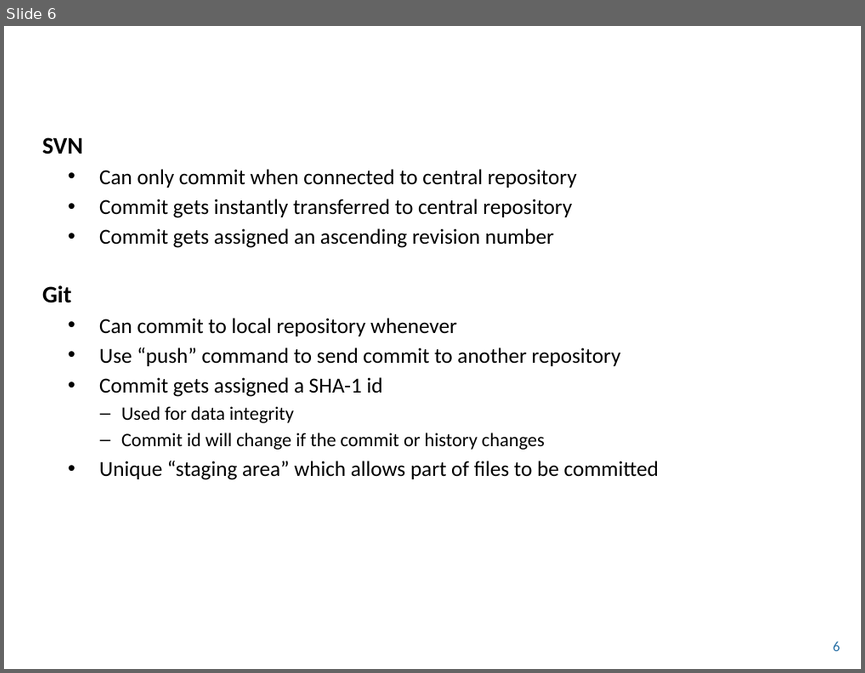
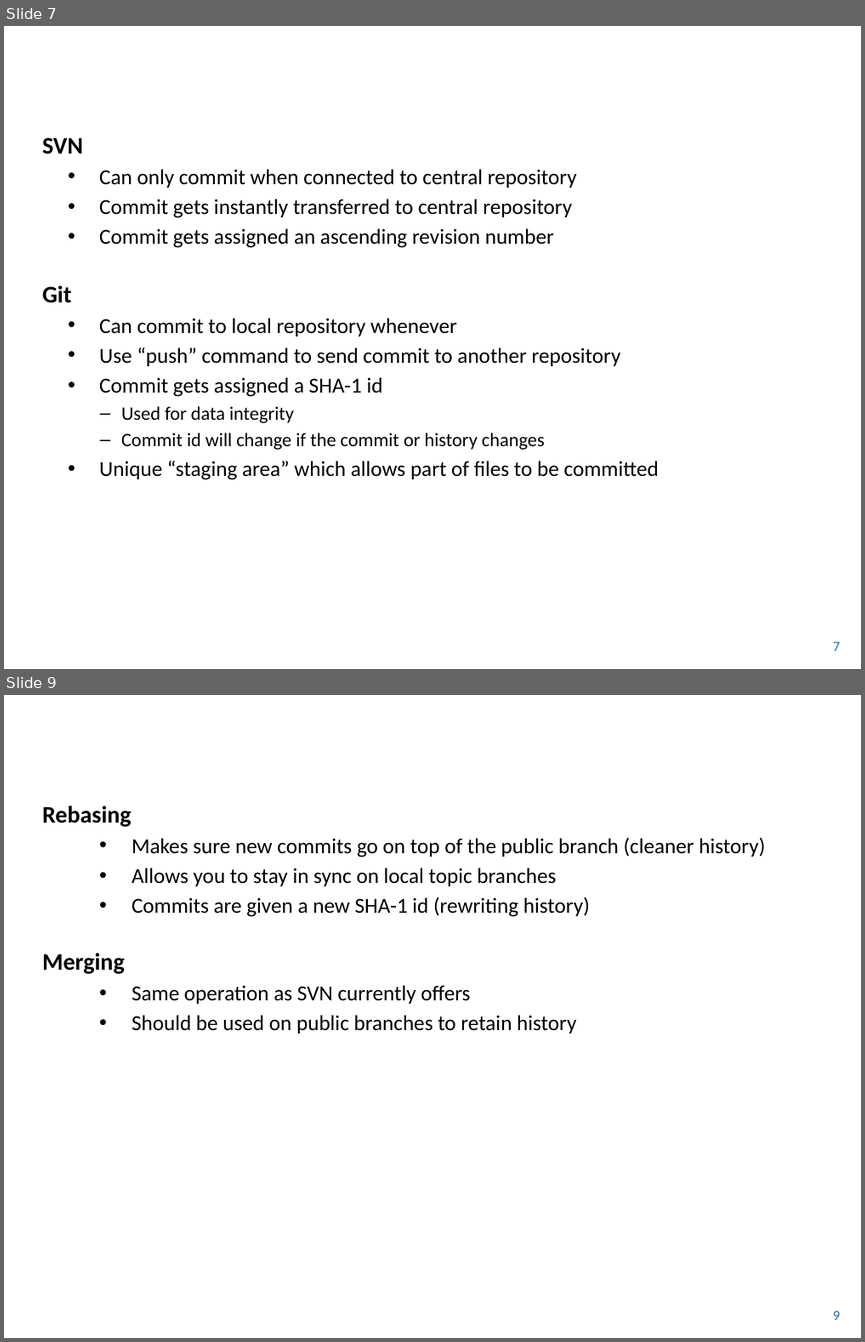
Before and after one commit to andy-kelsey/SESG-Demo, a slide deck: SESG – GIT.pptx. Shown one above the other, each under a label of ours: slide 6 before the commit, slides 7 and 9 after it; the slides between them are not shown. The pictures are 865x673 and 865x1342 pixels, drawn with LibreOffice and Linux fonts; fonts in the diff are those of the drawing; background and template pictures are left out. Boxes give left, top, right and bottom in pixels: in the first picture for what was removed or moved away, otherwise in the second. Text is boxed around its words. In the diff, an @@ line names an element or a change of style, - is before the commit and + after.

```diff
--- a/SESG – GIT.pptx
+++ b/SESG – GIT.pptx
@@ slide 9 added at (4, 695, 861, 1338), background picture (left out) @@
@@ title added at (42, 805, 132, 974), 32 pt, text #FFFFFF @@
+REBASING VS MERGING
@@ text added at (132, 837, 765, 1033), 18 pt, text #000000 @@
+  Rebasing
+  • Makes sure new commits go on top of the public branch (cleaner history)
+  • Allows you to stay in sync on local topic branches
+  • Commits are given a new SHA-1 id (rewriting history)
+  Merging
+  • Same operation as SVN currently offers
+  • Should be used on public branches to retain history
@@ page number added at (833, 1310, 840, 1320), 12 pt, text #2A71A6 @@
+9
@@ what was slide 6 is now slide 7 @@
@@ page number at (833, 641, 840, 651): text changed @@
-6
+7
```
Also in this commit, not shown: 3 slides changed, 4 other slides added, 1 slide removed.
